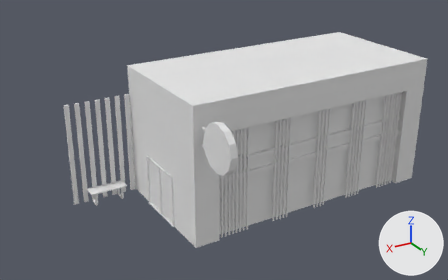
Before and after pictures for a commit that changed the FBX model Assets/buildings_and_materials/tianli.fbx.
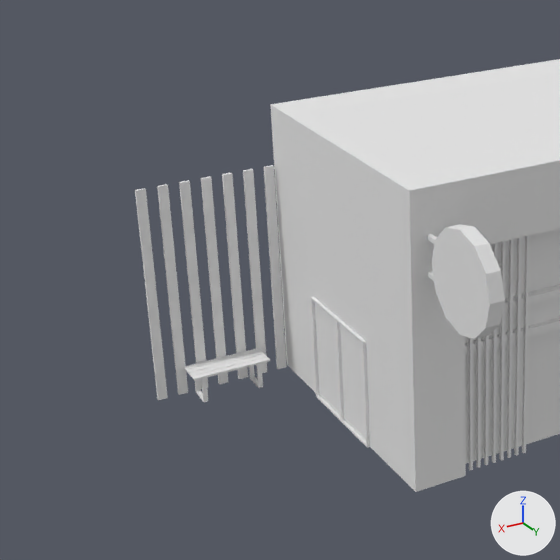
Each version appears first whole from a camera (50 mm lens) standing at (15.86, 21.61, 13.68) and looking at (3.22, 0.54, 3.15), and next in a close-up on the part from 0% to 59% of the width and 6% to 100% of the height. The lights are fixed; the arrows at lower right show +X, +Y and +Z. Where no turn or scale is listed for an object, it has been applied to the vertices.
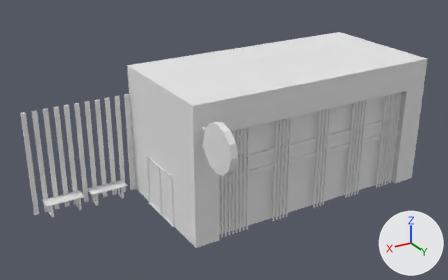
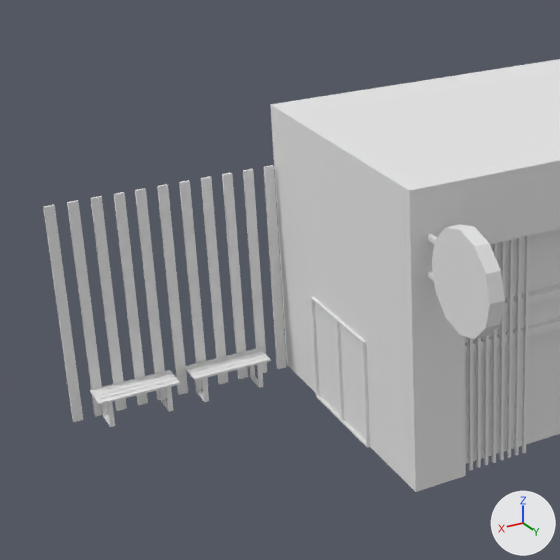
Where the change shows, as pixel boxes [x1, y1, x2, y2] in the close-ups (560 x 560 px):
'Cube', reshaped
    before: [135, 59, 560, 492]
    after: [43, 59, 560, 492]
part 1 of me_cube_185, added
    after: [43, 205, 83, 422]
part 2 of me_cube_185, added
    after: [67, 200, 103, 417]
part 3 of me_cube_185, added
    after: [91, 196, 127, 411]
part 4 of me_cube_185, added
    after: [114, 192, 148, 405]
part 5 of me_cube_185, added
    after: [90, 370, 172, 394]
part 6 of me_cube_185, added
    after: [92, 373, 175, 397]
part 7 of me_cube_185, added
    after: [94, 376, 178, 401]
part 8 of me_cube_185, added
    after: [97, 380, 180, 405]
part 9 of me_cube_185, added
    after: [102, 402, 115, 427]
part 10 of me_cube_185, added
    after: [160, 387, 173, 412]

Diff of the bpy script that builds the scene:
```diff
--- a/Assets/buildings_and_materials/tianli.fbx.py
+++ b/Assets/buildings_and_materials/tianli.fbx.py
@@ me_cube_185 @@
 me_cube_185.from_pydata(...)  # 507 vertices, 333 faces; spans x -6.0..8.99, y -3.0..5.24, z 0.0..6.0
 # used by ob_cube; location = (0.0, 0.0, 0.0)
+# me_cube_185 part 1: a new loose piece, a box spanning x 10.579..10.783, y -2.944..-2.884, z 0.0..4.715, in mat_m_edge (white #e7e7e7)
+# me_cube_185 part 2: a new loose piece, a box spanning x 10.124..10.328, y -2.944..-2.884, z 0.0..4.715, in mat_m_edge (white #e7e7e7)
+# me_cube_185 part 3: a new loose piece, a box spanning x 9.67..9.873, y -2.944..-2.884, z 0.0..4.715, in mat_m_edge (white #e7e7e7)
+# me_cube_185 part 4: a new loose piece, a box spanning x 9.215..9.419, y -2.944..-2.884, z 0.0..4.715, in mat_m_edge (white #e7e7e7)
+# me_cube_185 part 5: a new loose piece, a box spanning x 8.676..10.376, y -2.884..-2.734, z 0.6..0.64, in mat_m_edge (white #e7e7e7)
+# me_cube_185 part 6: a new loose piece, a box spanning x 8.676..10.376, y -2.719..-2.569, z 0.6..0.64, in mat_m_edge (white #e7e7e7)
+# me_cube_185 part 7: a new loose piece, a box spanning x 8.676..10.376, y -2.554..-2.404, z 0.6..0.64, in mat_m_edge (white #e7e7e7)
+# me_cube_185 part 8: a new loose piece, a box spanning x 8.676..10.376, y -2.389..-2.239, z 0.6..0.64, in mat_m_edge (white #e7e7e7)
+# me_cube_185 part 9: the loose piece of 32 vertices spanning x 8.09..8.19, y -2.8..-2.3, z 0.0..0.6 is copied, and the copy is moved by (2.0, 0.0, 0.0); it spans x 10.09..10.19, y -2.8..-2.3, z 0.0..0.6
+# me_cube_185 part 10: a new loose piece, a torus around x (ring radius 0.36, tube radius 0.05) spanning x 8.86..8.96, y -2.8..-2.3, z 0.0..0.6, in mat_m_edge (white #e7e7e7)
 me_cube_185.materials.append(mat_m_edge)
```
